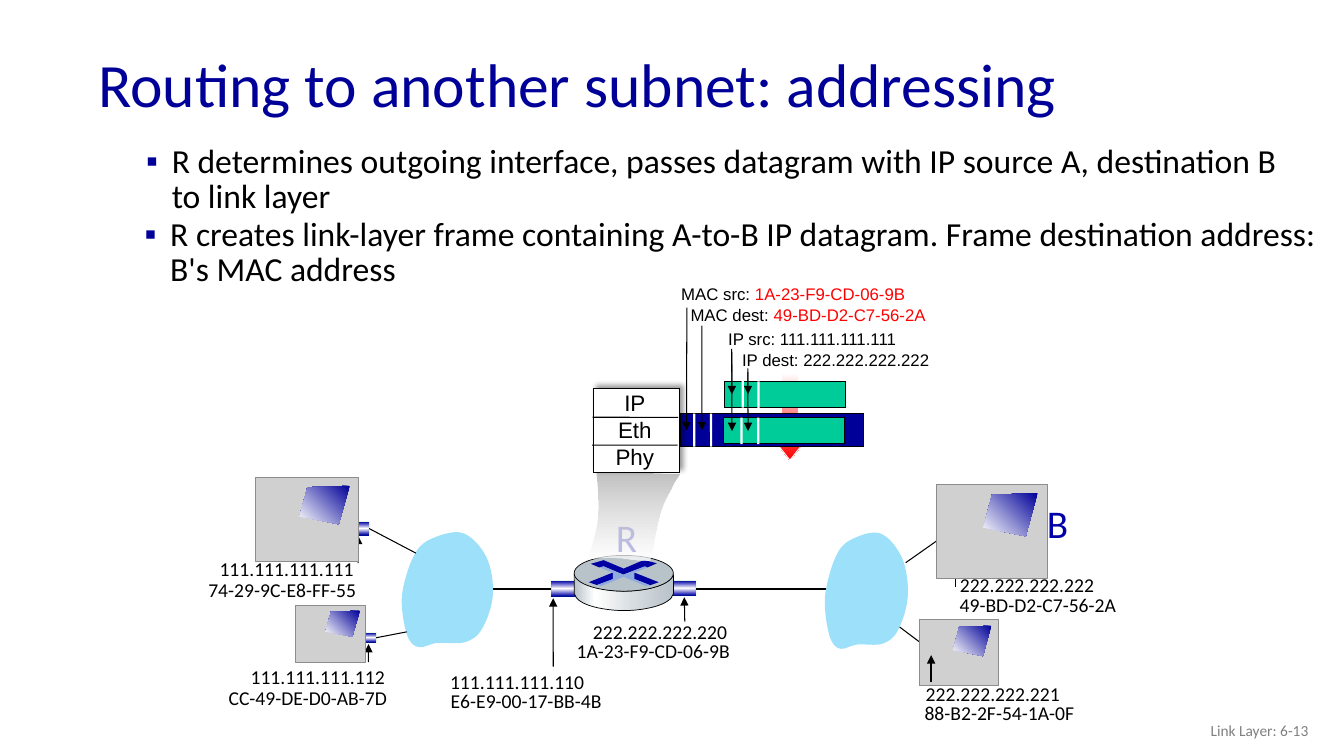
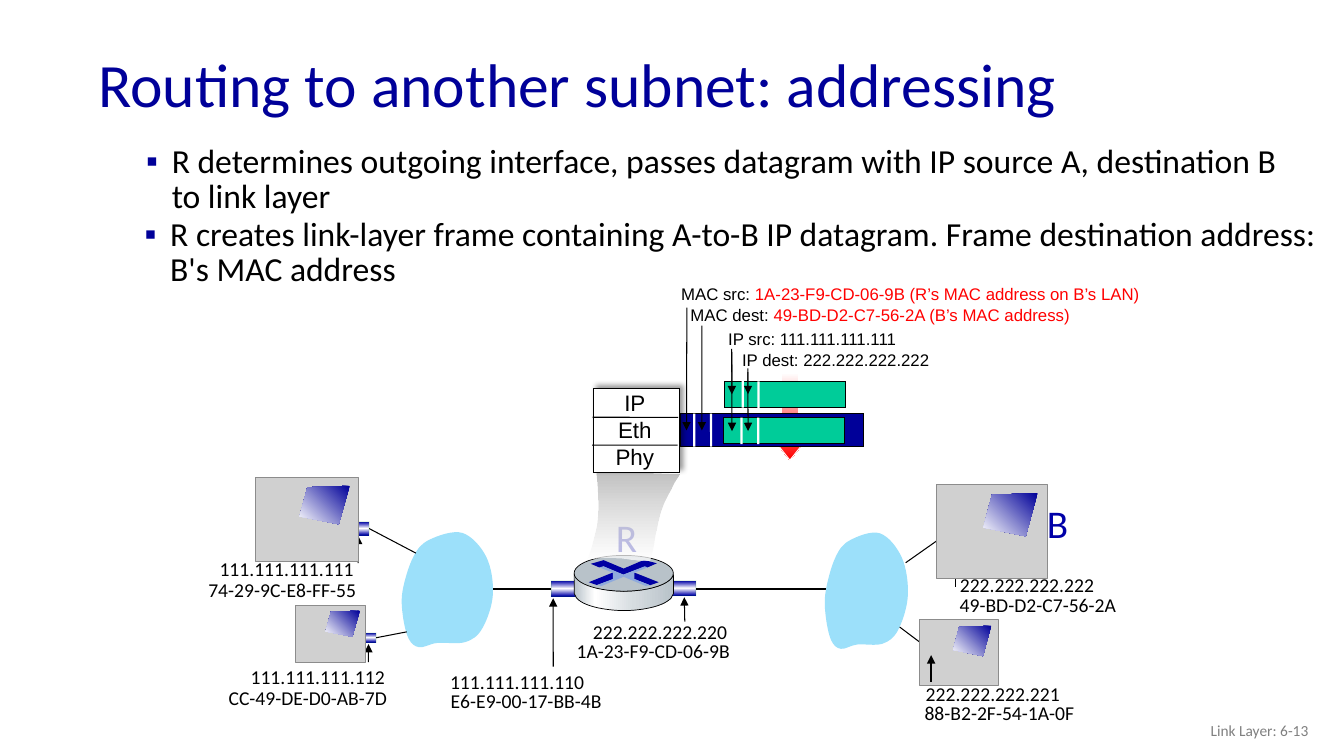
Before and after one commit to guhofstra/CSC175, a slide deck: slide 13 of PPTs/6.4 Switched Local Area Networks.pptx. Drawn at 1344x756 pixels with LibreOffice and Linux fonts; fonts in the diff are those of the drawing; grey boxes stand for pictures. Boxes give left, top, right and bottom in pixels: in the first picture for what was removed or moved away, otherwise in the second. Text is boxed around its words. In the diff, an @@ line names an element or a change of style, - is before the commit and + after.

```diff
--- a/PPTs/6.4 Switched Local Area Networks.pptx
+++ b/PPTs/6.4 Switched Local Area Networks.pptx
@@ text at (681, 288, 1139, 325): text changed @@
-MAC src: 1A-23-F9-CD-06-9B
-MAC dest: 49-BD-D2-C7-56-2A
+MAC src: 1A-23-F9-CD-06-9B (R’s MAC address on B’s LAN)
+MAC dest: 49-BD-D2-C7-56-2A (B’s MAC address)
```
Also in this commit, not shown: 4 other slides changed, 3 slides removed, 31 other files.
